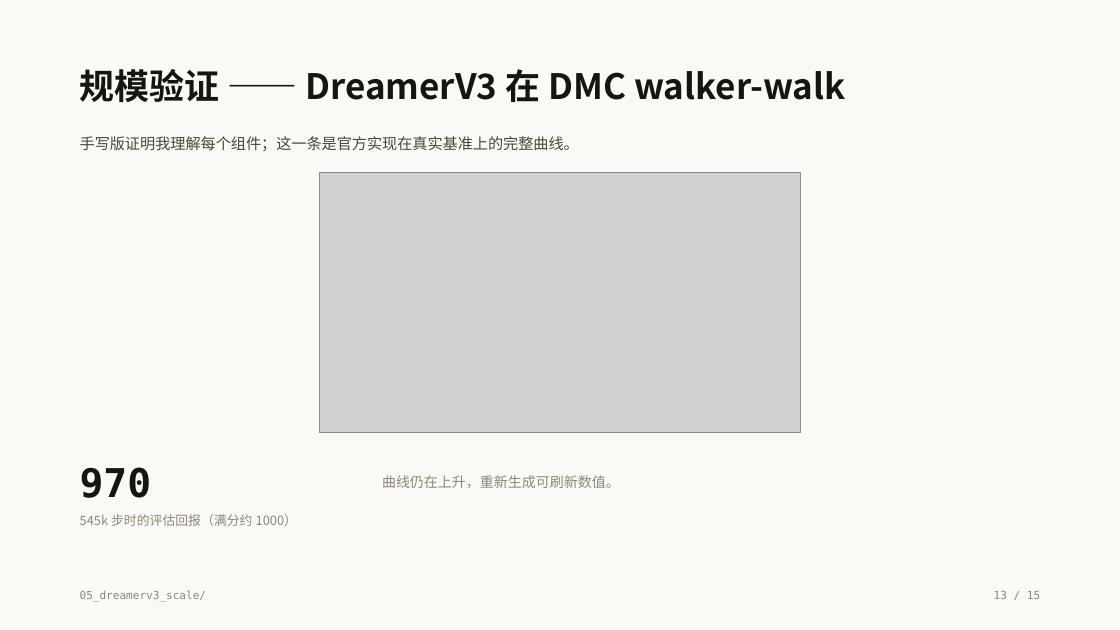
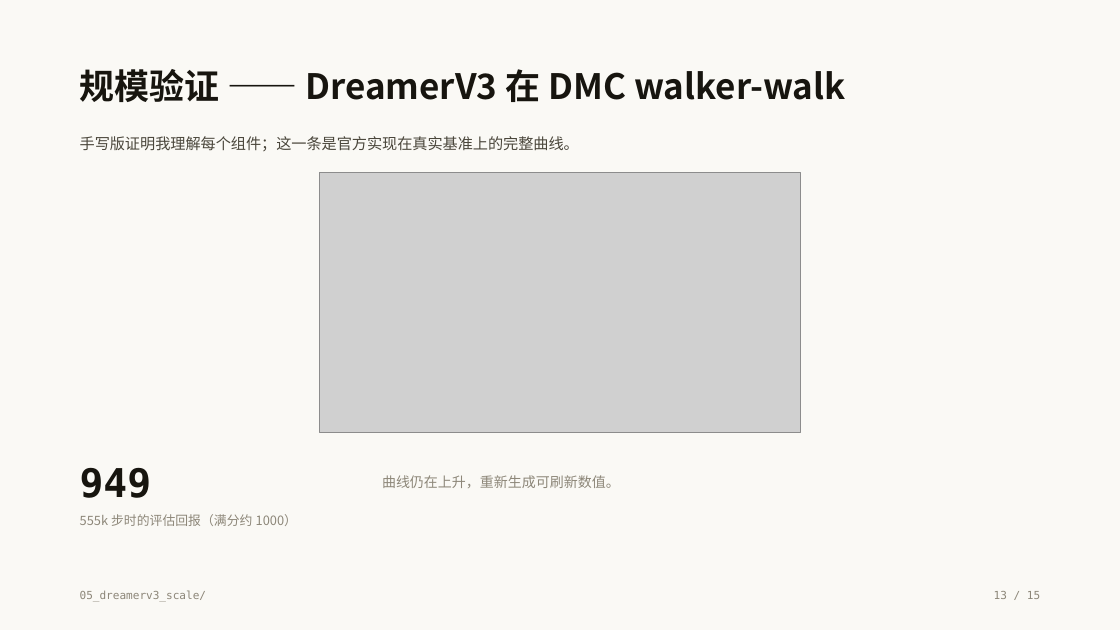
Before and after one commit to ZephyrFinn/world-models-study, a slide deck: slide 13 of slides/世界模型的两条路线.pptx. Drawn at 1120x630 pixels with LibreOffice and Linux fonts; fonts in the diff are those of the drawing; grey boxes stand for pictures. Boxes give left, top, right and bottom in pixels: in the first picture for what was removed or moved away, otherwise in the second. Text is boxed around its words. In the diff, an @@ line names an element or a change of style, - is before the commit and + after.

```diff
--- a/slides/世界模型的两条路线.pptx
+++ b/slides/世界模型的两条路线.pptx
@@ text at box(80, 468, 297, 526): text changed @@
-970
-545k 步时的评估回报（满分约 1000）
+949
+555k 步时的评估回报（满分约 1000）
```
Also in this commit, not shown: 2 other slides changed, 15 other files.
